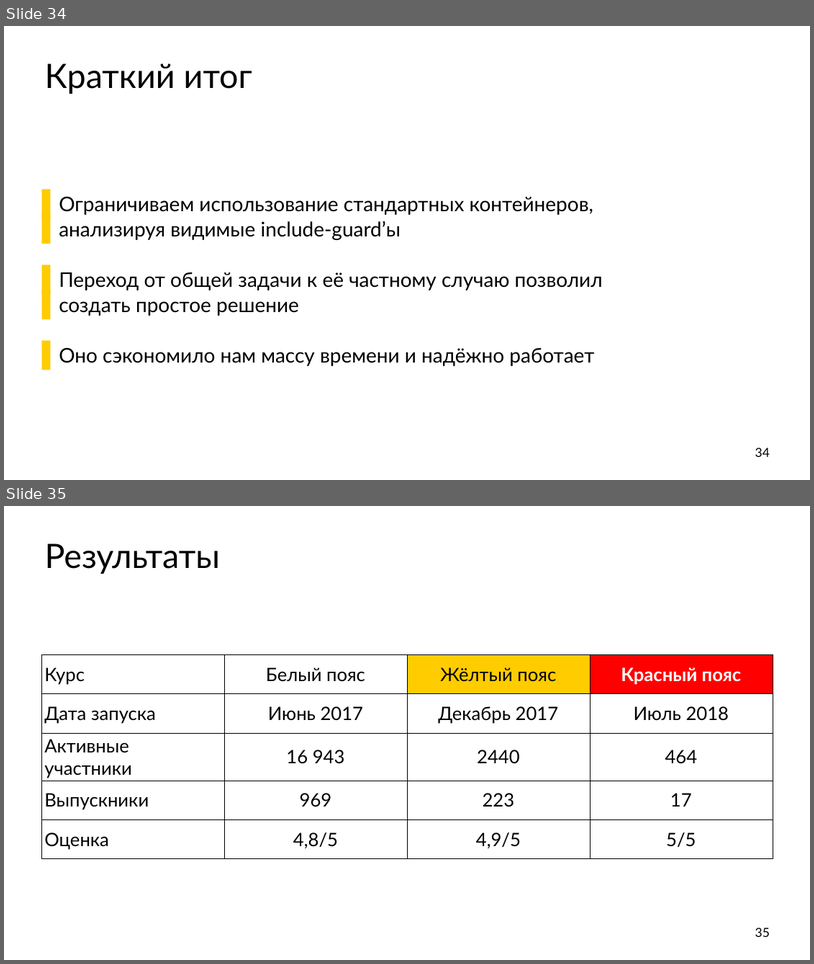
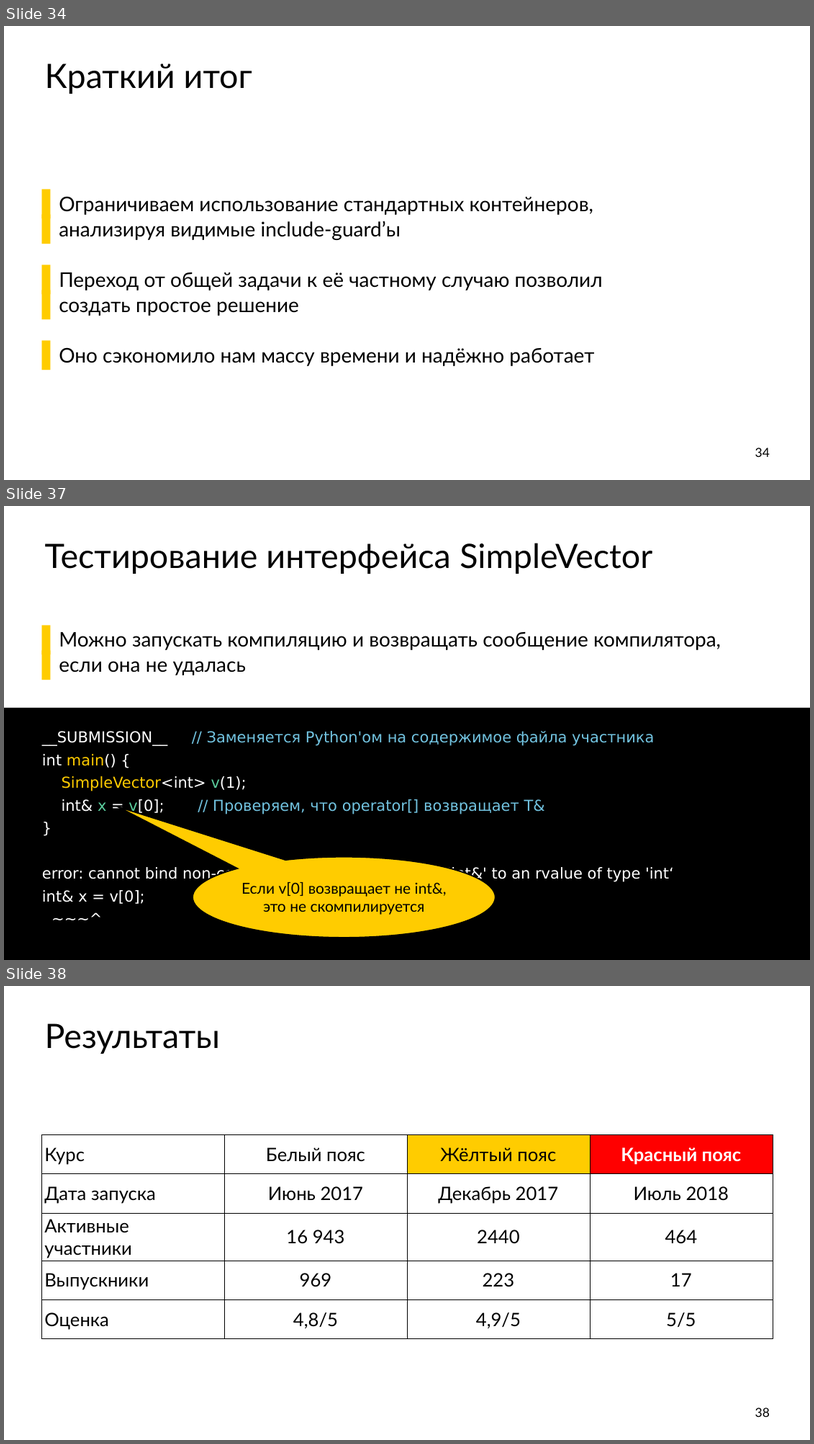
Before and after one commit to ishfb/cpprus18, a slide deck: slides.pptx. Shown one above the other, each under a label of ours: slides 34 and 35 before the commit, slides 34, 37 and 38 after it; the slides between them are not shown. The pictures are 814x964 and 814x1444 pixels, drawn with LibreOffice and Linux fonts; fonts in the diff are those of the drawing. Boxes give left, top, right and bottom in pixels: in the first picture for what was removed or moved away, otherwise in the second. Text is boxed around its words. In the diff, an @@ line names an element or a change of style, - is before the commit and + after.

```diff
--- a/slides.pptx
+++ b/slides.pptx
@@ slide 37 added at [4,506,810,960], background #FFFFFF @@
@@ title added at [45,543,653,574], 80 pt, text #000000 @@
+Тестирование интерфейса SimpleVector
@@ text added at [59,632,721,675], 48 pt, text #000000 @@
+  ▌ Можно запускать компиляцию и возвращать сообщение компилятора,
+  ▌ если она не удалась
@@ text added at [4,708,810,960], fill #000000, 36 pt, text #FFFFFF @@
+__SUBMISSION__ // Заменяется Python'ом на содержимое файла участника
+int main() {
+SimpleVector<int> v(1);
+int& x = v[0]; // Проверяем, что operator[] возвращает T&
+}
+error: cannot bind non-const lvalue reference of type 'int&' to an rvalue of type 'int‘
+int& x = v[0];
+~~~^
@@ speech bubble added at [193,857,496,937], fill #FFCC00, outline #000000 3 pt, 36 pt, text #000000 @@
+Если v[0] возвращает не int&, это не скомпилируется
@@ what was slide 35 is now slide 38 @@
@@ page number at [756,1407,770,1417]: text changed @@
-35
+38
```
Also in this commit, not shown: 2 other slides added.
